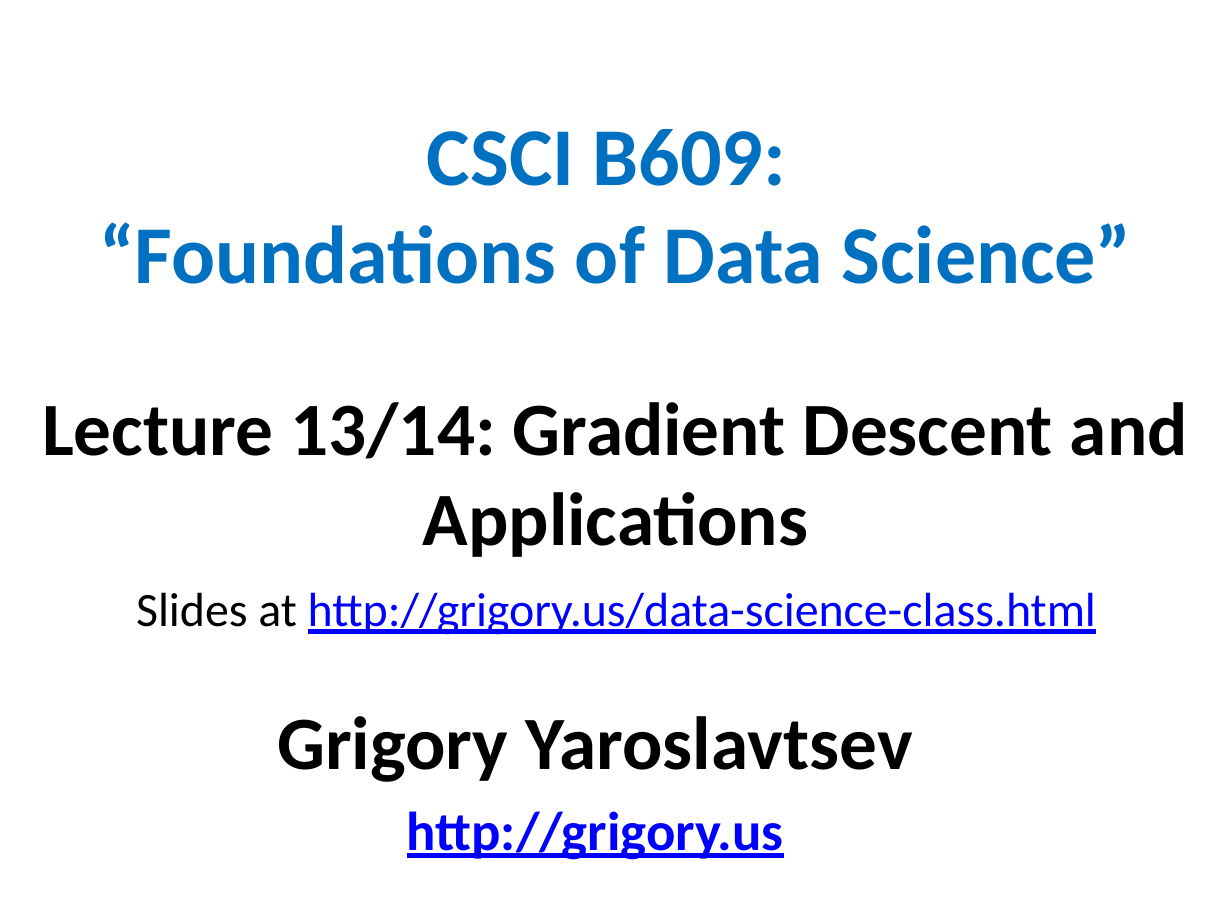
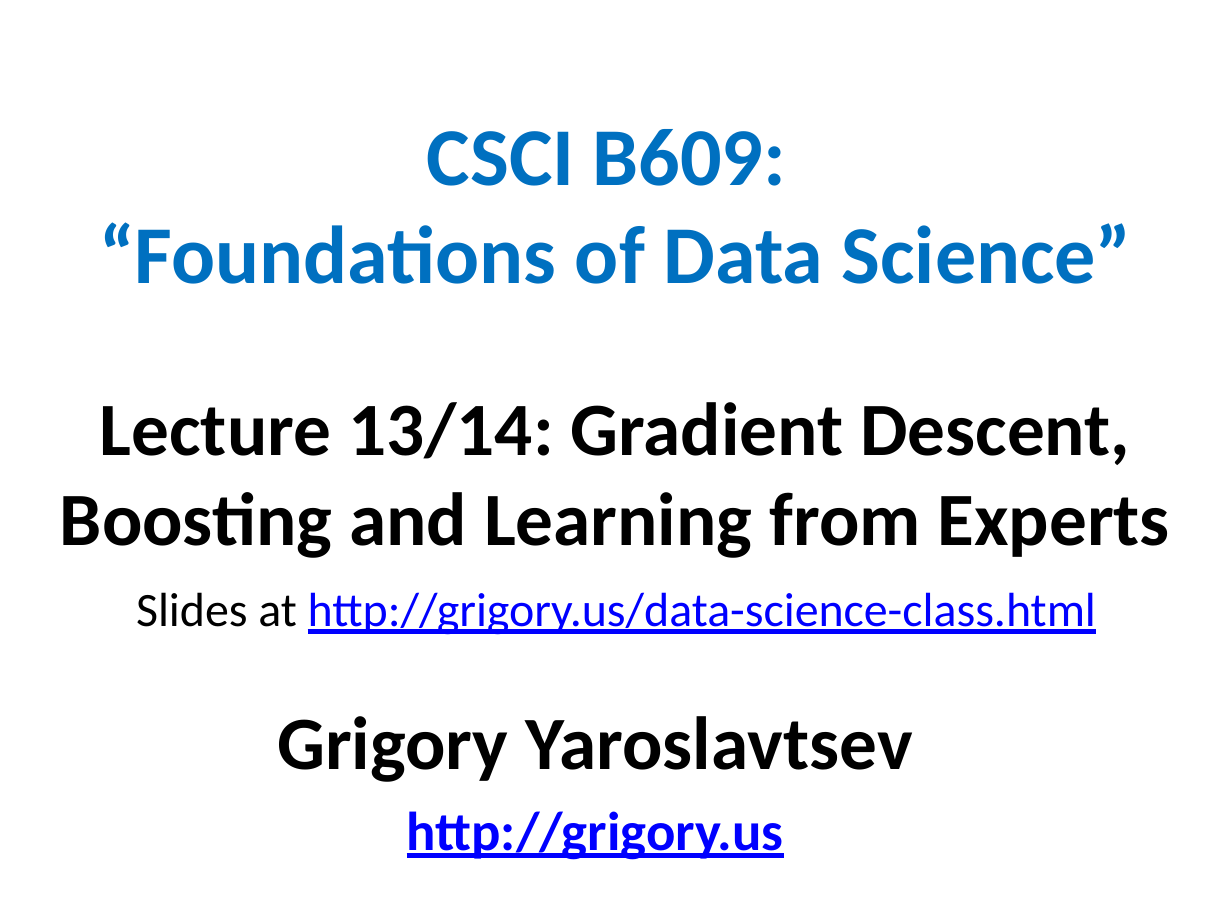
Before and after one commit to gyaroslavtsev/gyaroslavtsev.github.io, a slide deck: slide 1 of b609/lec08.pptx. Drawn at 1232x924 pixels with LibreOffice and Linux fonts; fonts in the diff are those of the drawing. Boxes give left, top, right and bottom in pixels: in the first picture for what was removed or moved away, otherwise in the second. Text is boxed around its words. In the diff, an @@ line names an element or a change of style, - is before the commit and + after.

```diff
--- a/b609/lec08.pptx
+++ b/b609/lec08.pptx
@@ text at [60,402,1170,558]: text changed @@
-Lecture 13/14: Gradient Descent and Applications
+Lecture 13/14: Gradient Descent, Boosting and Learning from Experts
```
Also in this commit, not shown: 7 slides added, 5 other files.
